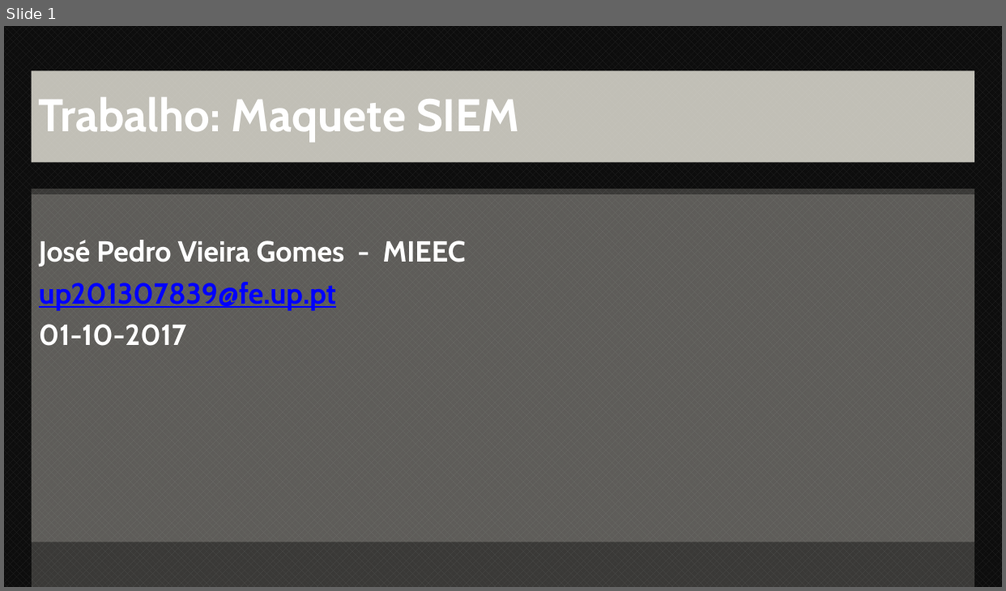
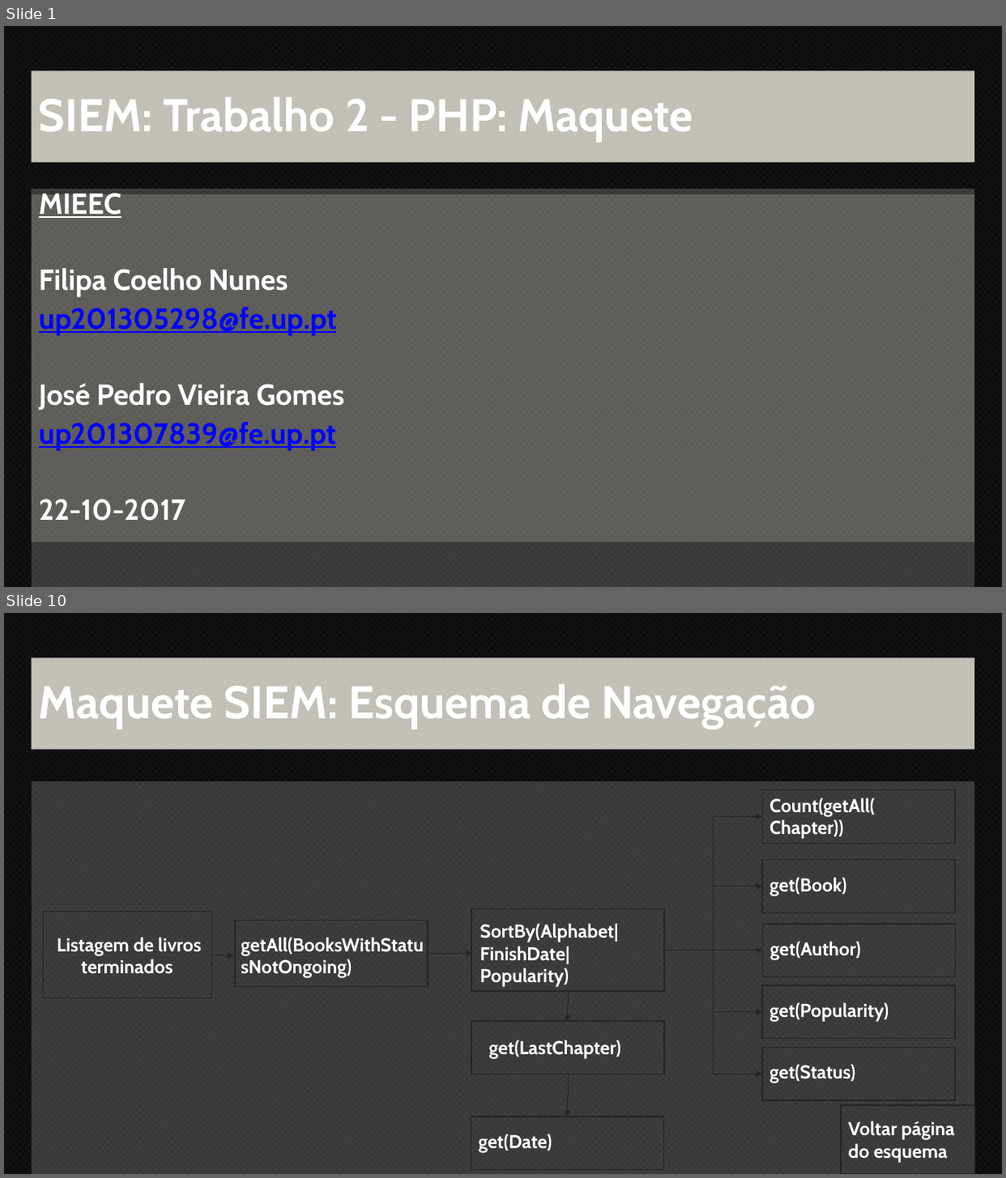
Before and after one commit to MoonlessS/bookshare, a slide deck: bookshare/relatorio/plano.pptx. Shown one above the other, each under a label of ours: slide 1 before the commit, slides 1 and 10 after it; the slides between them are not shown. The pictures are 1006x591 and 1006x1178 pixels, drawn with LibreOffice and Linux fonts; fonts in the diff are those of the drawing. Boxes give left, top, right and bottom in pixels: in the first picture for what was removed or moved away, otherwise in the second. Text is boxed around its words. In the diff, an @@ line names an element or a change of style, - is before the commit and + after.

```diff
--- a/bookshare/relatorio/plano.pptx
+++ b/bookshare/relatorio/plano.pptx
@@ slide 10 added at [4, 613, 1002, 1174], background pattern #262626 on #0D0D0D; not listed: 1 template element that a slide beside it also shows @@
@@ title added at [32, 658, 975, 749], fill #EEECE1 at 80% opacity, 44 pt, text #FFFFFF, bold @@
+Maquete SIEM: Esquema de Navegação
@@ rectangle added at [762, 790, 955, 844], outline #262626 1 pt @@
@@ text added at [769, 798, 875, 839], 18 pt, text #FFFFFF, bold @@
+Count(getAll(
+Chapter))
@@ elbow arrow added from (664, 950) to (762, 816), #262626 0.5 pt @@
@@ rectangle added at [762, 860, 955, 914], outline #262626 1 pt @@
@@ text added at [769, 877, 846, 897], 18 pt, text #FFFFFF, bold @@
+get(Book)
@@ elbow arrow added from (664, 950) to (762, 886), #262626 0.5 pt @@
@@ rectangle added at [43, 912, 211, 999], outline #262626 1 pt @@
@@ rectangle added at [236, 921, 428, 987], outline #262626 1 pt @@
@@ rectangle added at [472, 909, 664, 992], outline #262626 1 pt @@
@@ text added at [480, 923, 619, 987], 18 pt, text #FFFFFF, bold @@
+SortBy(Alphabet|FinishDate|
+Popularity)
@@ rectangle added at [763, 924, 956, 977], outline #262626 1 pt @@
@@ text added at [57, 937, 201, 974], 18 pt, text #FFFFFF, bold @@
+Listagem de livros terminados
@@ text added at [241, 937, 424, 956], 18 pt, text #FFFFFF, bold @@
+getAll(BooksWithStatusNotOngoing)
@@ elbow arrow added from (664, 950) to (763, 951), #262626 0.5 pt @@
@@ elbow arrow added from (664, 950) to (762, 1012), #262626 0.5 pt @@
@@ elbow arrow added from (664, 950) to (762, 1074), #262626 0.5 pt @@
@@ text added at [770, 941, 861, 960], 18 pt, text #FFFFFF, bold @@
+get(Author)
@@ elbow arrow added from (212, 955) to (234, 956), #262626 0.5 pt @@
@@ elbow arrow added from (428, 954) to (473, 954), #262626 0.5 pt @@
@@ elbow arrow added from (569, 992) to (568, 1022), #262626 0.5 pt @@
@@ rectangle added at [762, 986, 955, 1039], outline #262626 1 pt @@
@@ rectangle added at [472, 1021, 664, 1074], outline #262626 1 pt @@
@@ text added at [769, 1003, 889, 1022], 18 pt, text #FFFFFF, bold @@
+get(Popularity)
@@ text added at [489, 1040, 621, 1059], 18 pt, text #FFFFFF, bold @@
+get(LastChapter)
@@ rectangle added at [762, 1048, 955, 1101], outline #262626 1 pt @@
@@ elbow arrow added from (568, 1074) to (568, 1117), #262626 0.5 pt @@
@@ text added at [769, 1064, 855, 1084], 18 pt, text #FFFFFF, bold @@
+get(Status)
@@ rectangle added at [471, 1117, 663, 1170], outline #262626 1 pt @@
@@ rectangle added at [841, 1105, 975, 1174], outline #262626 1 pt @@
@@ text added at [848, 1121, 955, 1163], 18 pt, text #FFFFFF, bold @@
+Voltar página
+do esquema
@@ text added at [479, 1134, 552, 1153], 18 pt, text #FFFFFF, bold @@
+get(Date)
@@ slide 1 changed as well @@
@@ title at [39, 97, 693, 142]: text changed @@
-Trabalho: Maquete SIEM
+SIEM: Trabalho 2 - PHP: Maquete
@@ text at [39, 193, 345, 410]: text changed @@
-José Pedro Vieira Gomes - MIEEC
+MIEEC
+Filipa Coelho Nunes
+up201305298@fe.up.pt
+José Pedro Vieira Gomes
@@ text at [39, 422, 336, 451]: line spacing 0.9 to 0.8 @@
@@ text at [39, 499, 185, 521]: text changed @@
-01-10-2017
+22-10-2017
```
Also in this commit, not shown: 4 other slides changed, 41 other slides added, 1 slide removed, 5 other files.
